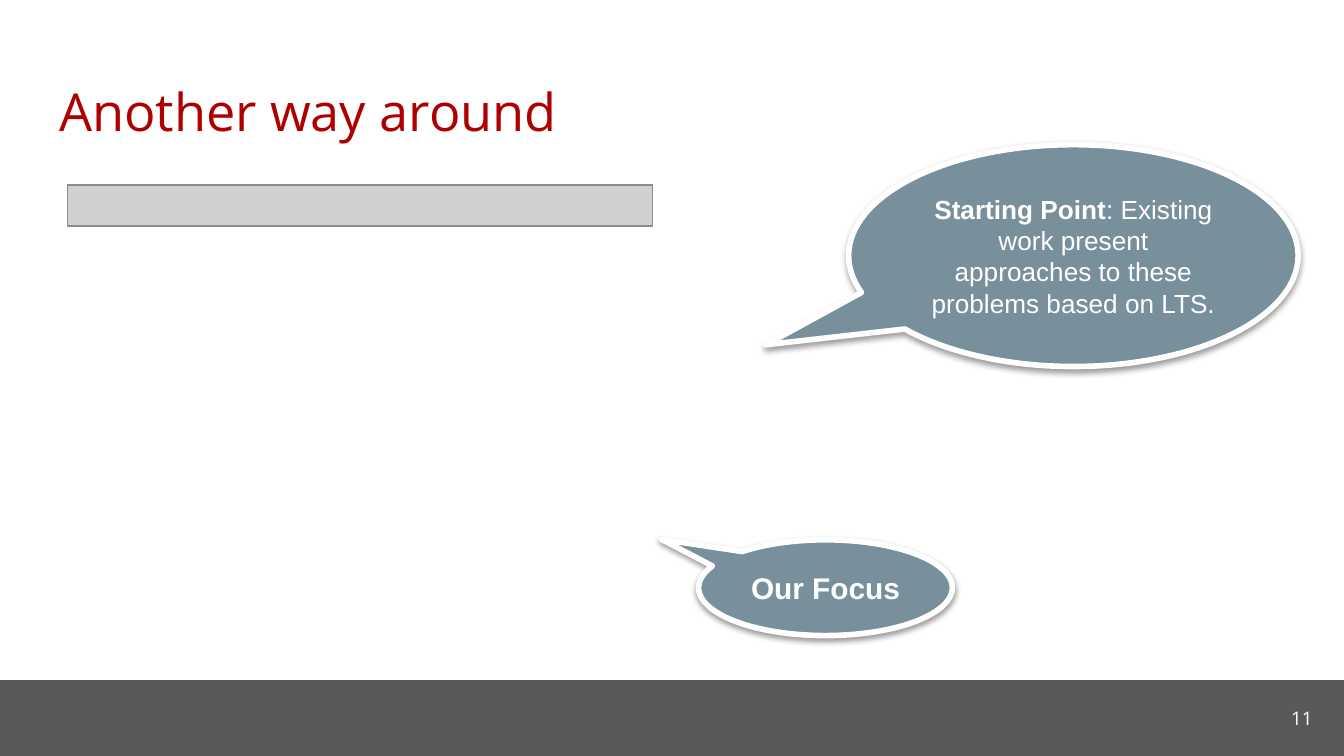
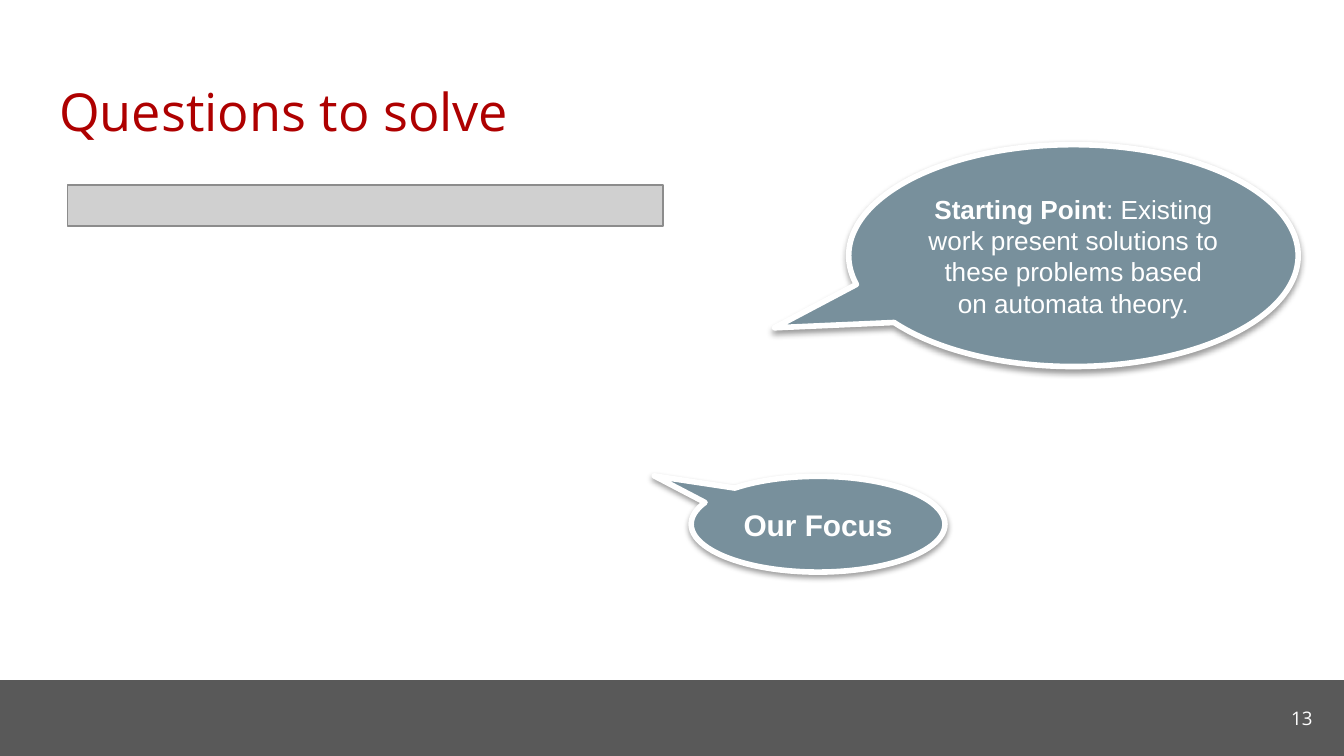
Before and after one commit to cmu-soda/Robustness, a slide deck: slide 13 of Robustness.pptx (slide 11 before the commit). Drawn at 1344x756 pixels with LibreOffice and Linux fonts; fonts in the diff are those of the drawing; grey boxes stand for pictures; background and template pictures are left out. Boxes give left, top, right and bottom in pixels: in the first picture for what was removed or moved away, otherwise in the second. Text is boxed around its words. In the diff, an @@ line names an element or a change of style, - is before the commit and + after.

```diff
--- a/Robustness.pptx
+++ b/Robustness.pptx
@@ title at (x1=59, y1=91, x2=508, y2=140): text changed @@
-Another way around
+Questions to solve
@@ speech bubble "Starting Point: Existing work present ..." at (x1=848, y1=145, x2=1297, y2=367): proportions changed @@
@@ picture resized from (x1=67, y1=185, x2=652, y2=227) to (x1=67, y1=185, x2=663, y2=227) @@
@@ text in speech bubble at (x1=928, y1=200, x2=1218, y2=318): text changed @@
-Starting Point: Existing work present approaches to these problems based on LTS.
+Starting Point: Existing work present solutions to these problems based on automata theory.
@@ speech bubble "Our Focus" moved from (x1=699, y1=540, x2=953, y2=636) to (x1=691, y1=476, x2=945, y2=571) @@
@@ page number at (x1=1291, y1=711, x2=1312, y2=725): text changed @@
-11
+13
```
Also in this commit, not shown: 24 other slides changed, 18 slides added, 13 slides removed, 2 other files.
